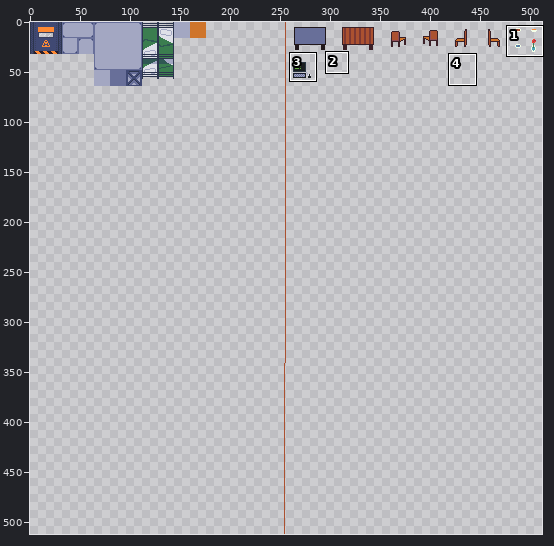
Edited in one commit: sprite sheet (src/tileset.png). Above, an overview of the earlier version with the close-up marked.
Close-up. Before the commit:
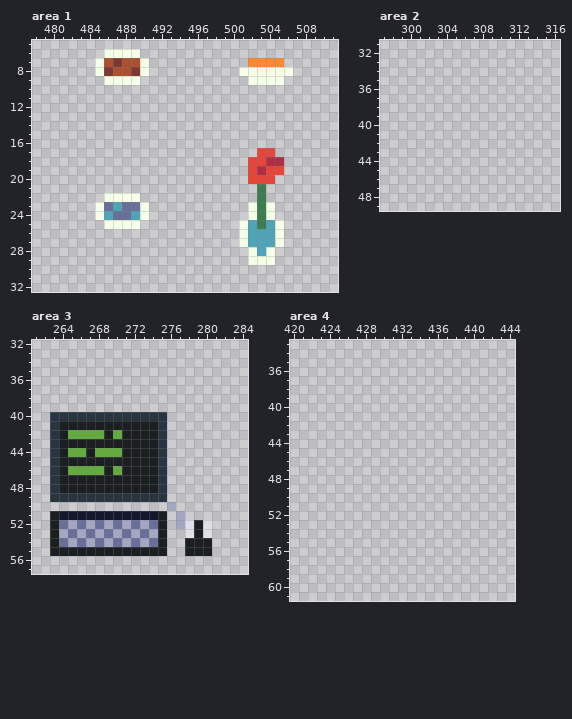
The file is 512x512 pixels. Shown: area 1: x 478..511, y 5..32; area 2: x 297..316, y 31..49; area 3: x 261..284, y 32..57; area 4: x 420..444, y 33..61. The commit also changed other parts of the picture, which this record leaves out.
After the commit:
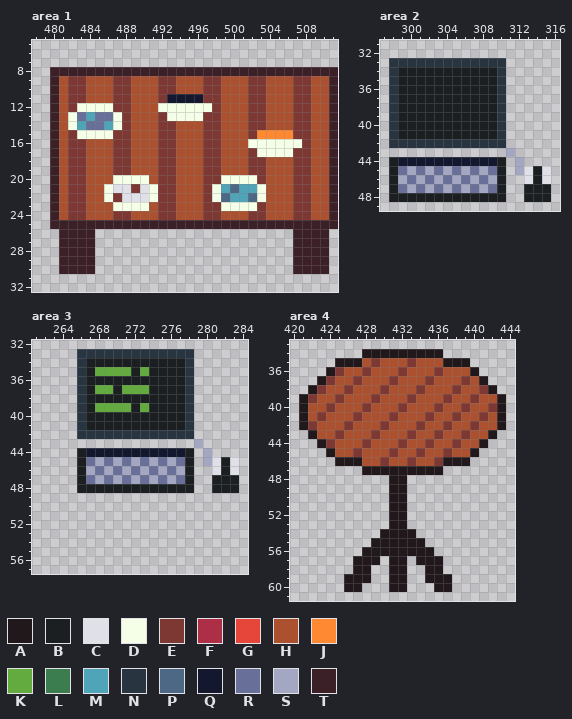
Palette (. is transparent): A #21181b  B #1b1f21  C #dfe0e8  D #f5ffe8  E #7d3833  F #ad2f45  G #e64539  H #ab5130  J #ff8933  K #63ab3f  L #3b7d4f  M #4fa4b8  N #283540  P #4c6885  Q #14182e  R #686f99  S #a3a7c2  T #3b2027
Diff:
Changed rows in their new state; - is an unchanged pixel.
Area 1:
first column x 480:
 6 ------....----------------------
 7 -----......-----------....------
 8 TTTTTTTTTTTTTTTTTTTTTTTTTTTTTTTT
 9 THEEHHHEEHHHEEHHHEEHHHEEHHHEEHHT
10 THEEHHHEEHHHEEHHHEEHHHEEHHHEEHHT
11 THEEHHHEEHHHEQQQQEEHHHEEHHHEEHHT
12 THEDDDDEEHHHDDDDDDEHHHEEHHHEEHHT
13 THDRMRRDEHHHEDDDDEEHHHEEHHHEEHHT
14 THDMRRMDEHHHEEHHHEEHHHEEHHHEEHHT
15 THEDDDDEEHHHEEHHHEEHHHEJJJJEEHHT
16 THEEHHHEEHHHEEHHHEEHHHDDDDDDEHHT
17 THEEHHHEEHHHEEHHHEEHHHEDDDDEEHHT
18 THEEHHHEEHHHEEHHHEEHHHEEHHHEEHHT
19 THEEHHHEEHHHEEHHHEEHHHEEHHHEEHHT
20 THEEHHHDDDDHEEHHHEEDDDDEHHHEEHHT
21 THEEHHDCCECDEEHHHEDMPMMDHHHEEHHT
22 THEEHH-ECCCDEEHHHEDPMMPDHHHEEHHT
23 THEEHHHDDD-HEEHHHEEDDD-EHHHEEHHT
24 THEEHHHEEHHHEEHHHEEHHHEEHHHEEHHT
25 TTTTTTTTTTTTTTTTTTTTTTTTTTTTTTTT
26 -TTTT----------------.....-TTTT-
27 -TTTT----------------.....-TTTT-
28 -TTTT-----------------...--TTTT-
29 -TTTT-----------------...--TTTT-
30 -TTTT----------------------TTTT-
Area 2:
first column x 298:
33 NNNNNNNNNNNNN-----
34 NBBBBBBBBBBBN-----
35 NBBBBBBBBBBBN-----
36 NBBBBBBBBBBBN-----
37 NBBBBBBBBBBBN-----
38 NBBBBBBBBBBBN-----
39 NBBBBBBBBBBBN-----
40 NBBBBBBBBBBBN-----
41 NBBBBBBBBBBBN-----
42 NNNNNNNNNNNNN-----
43 -------------S----
44 BQQQQQQQQQQQB-S---
45 BRSRSRSRSRSRB-SCBC
46 BSRSRSRSRSRSB--CBC
47 BRSRSRSRSRSRB--BBB
48 BBBBBBBBBBBBB--BBB
Area 3:
first column x 263:
33 ---NNNNNNNNNNNNN-----
34 ---NBBBBBBBBBBBN-----
35 ---NBKKKKBKBBBBN-----
36 ---NBBBBBBBBBBBN-----
37 ---NBKKBKKKBBBBN-----
38 ---NBBBBBBBBBBBN-----
39 ---NBKKKKBKBBBBN-----
40 ...-BBBBBBBBBBBN-----
41 ...N--------BBBN-----
42 ...NNNNNNNNN-NNN-----
43 .............---S----
44 ...BQQQQQQQQQQQB-S---
45 ...-RSRSRSRSRSRB-SCBC
46 ...BSRSRSRSRSRSB--CBC
47 ...-RSRSRSRSRSRB--BBB
48 ...---------BBBB--BBB
49 .............--------
50 -------------.-------
51 .............-.------
52 .............-....---
53 .............--...---
54 .............--...---
55 .............--...---
Area 4:
first column x 421:
34 -------AAAAAAAAA-------
35 ----AAAHEHHHEHHHAAA----
36 ---AEHHEHHHEHHHEHHHA---
37 --AEHHEHHHEHHHEHHHEHA--
38 -AEHHEHHHEHHHEHHHEHHEA-
39 AEHHEHHHEHHHEHHHEHHEHHA
40 AHHEHHHEHHHEHHHEHHEHHEA
41 AHEHHHEHHHEHHHEHHEHHEHA
42 AEHHHEHHHEHHHEHHEHHEHHA
43 -AHHEHHHEHHHEHHEHHEHHA-
44 --AEHHHEHHHEHHEHHEHHA--
45 ---AHHEHHHEHHEHHEHHA---
46 ----AAAHHEHHEHHEAAA----
47 -------AAAAAAAAA-------
48 ----------AA-----------
49 ----------AA-----------
50 ----------AA-----------
51 ----------AA-----------
52 ----------AA-----------
53 ----------AA-----------
54 ---------AAAA----------
55 --------AAAAAA---------
56 -------AAAAAAAA--------
57 ------AAA-AA-AAA-------
58 ------AA--AA--AA-------
59 -----AAA--AA--AAA------
60 -----AA---AA---AA------
Where, in picture pixels (left, top, right, bottom), the same in both close-ups:
changed: (50, 49, 338, 274)
added: (389, 58, 551, 202)
changed: (50, 349, 239, 556)
added: (299, 349, 506, 592)
